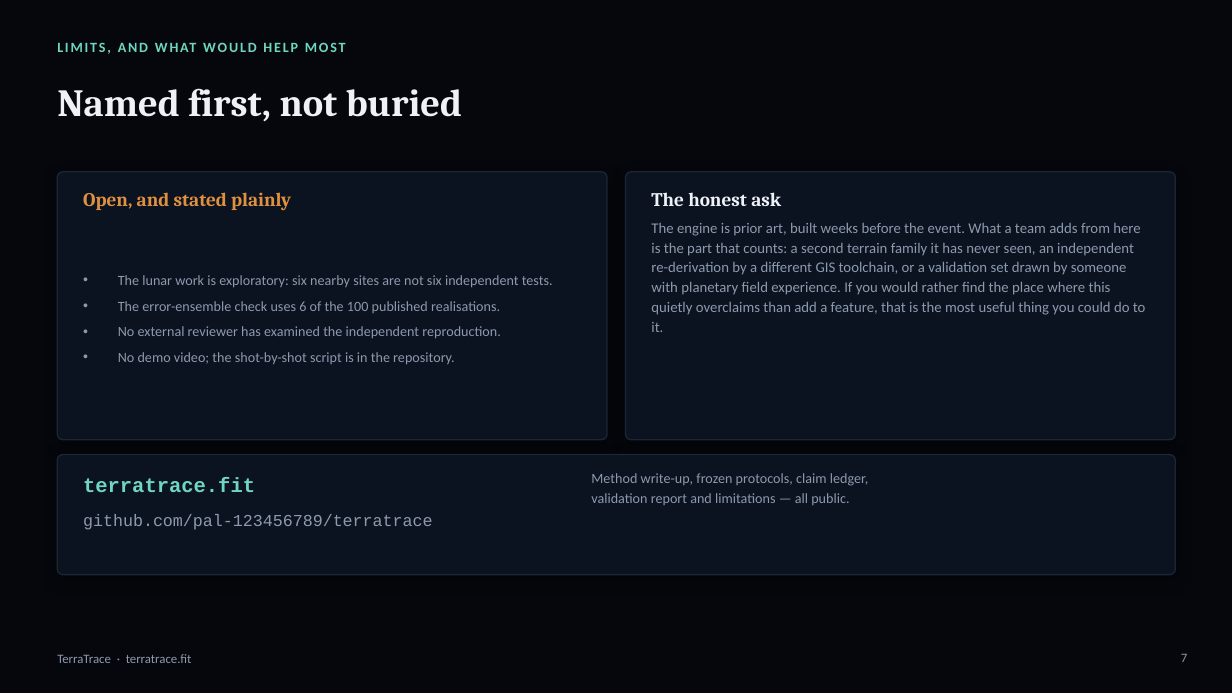
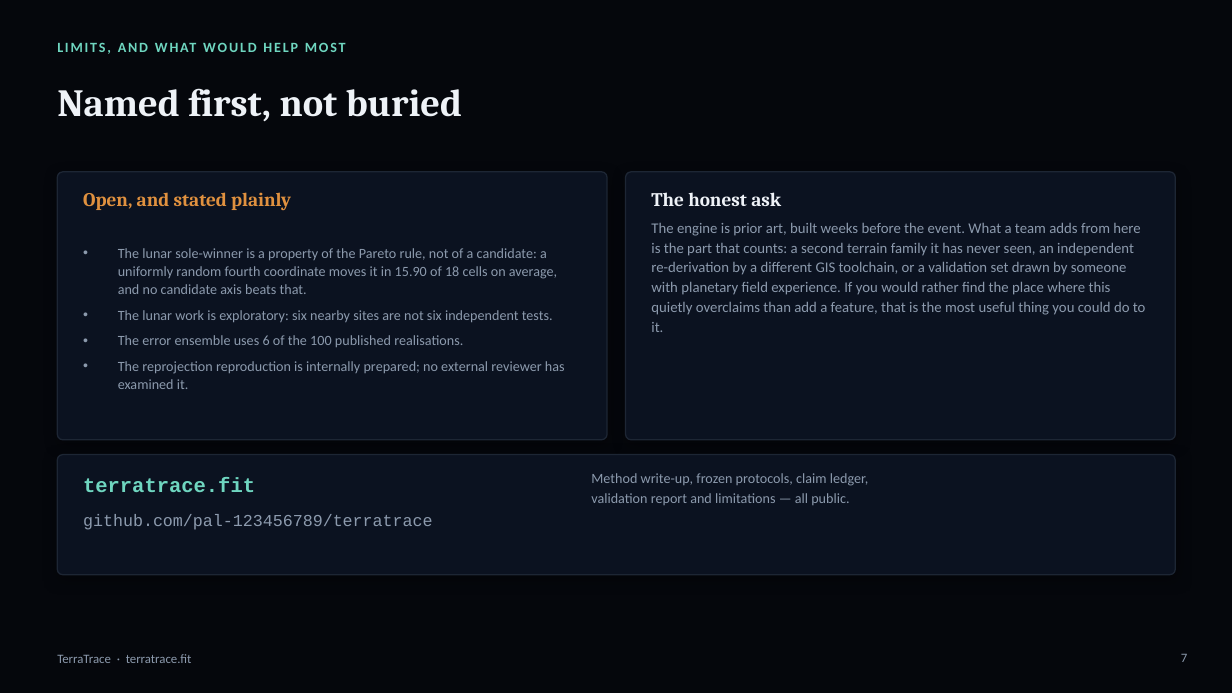
Before and after one commit to pal-123456789/terratrace, a slide deck: slide 7 of TerraTrace-submission.pptx. Drawn at 1232x693 pixels with LibreOffice and Linux fonts; fonts in the diff are those of the drawing. Boxes give left, top, right and bottom in pixels: in the first picture for what was removed or moved away, otherwise in the second. Text is boxed around its words. In the diff, an @@ line names an element or a change of style, - is before the commit and + after.

```diff
--- a/TerraTrace-submission.pptx
+++ b/TerraTrace-submission.pptx
@@ text at (118, 248, 557, 294): paragraph added @@
+• The lunar sole-winner is a property of the Pareto rule, not of a candidate: a uniformly random fourth coordinate moves it in 15.90 of 18 cells on average, and no candidate axis beats that.
@@ text at (118, 335, 565, 389): text changed @@
-• The error-ensemble check uses 6 of the 100 published realisations.
-• No external reviewer has examined the independent reproduction.
-• No demo video; the shot-by-shot script is in the repository.
+• The error ensemble uses 6 of the 100 published realisations.
+• The reprojection reproduction is internally prepared; no external reviewer has examined it.
```
Also in this commit, not shown: 8 other files.
